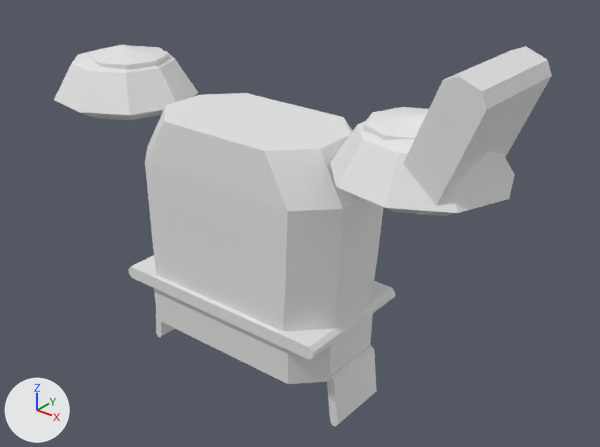
What one commit did to the FBX model roblox/art/armor/armor_tier1_normal.fbx.
One viewpoint serves both versions: a camera (50 mm lens) standing at (4.45, -4.95, 3.27) and looking at (0.36, 0.16, 0.1). The lights are fixed; the arrows at lower left show +X, +Y and +Z. The older version comes first. Where no turn or scale is listed for an object, it has been applied to the vertices.

Names of what the first picture shows: 'Belt', 'Chest', 'Chest_Trim', 'Shoulder_L', 'Shoulder_L_Trim', 'Shoulder_R', 'Shoulder_R_Trim'.
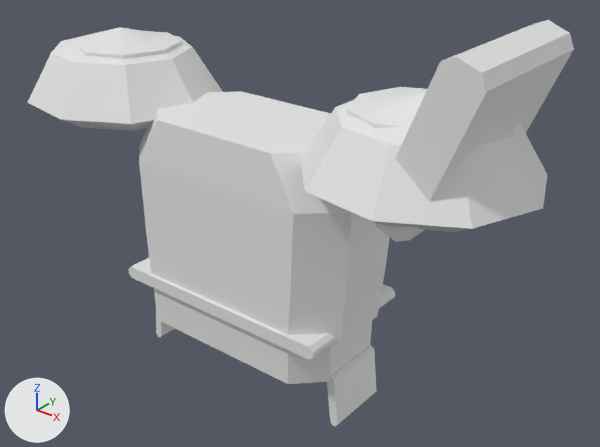
What changed in the scene script:
```text
Change me_shoulder_l_trim:
    used by ob_shoulder_l_trim; location = (-1.5, 0.0, 0.42)
    remove me_shoulder_l_trim.from_pydata(...)  # 18 vertices, 24 faces; spans x -0.366..0.326, y -0.364..0.364, z 0.804..0.96
    add me_shoulder_l_trim.from_pydata(...)  # 18 vertices, 24 faces; spans x -0.488..0.448, y -0.491..0.491, z 0.923..1.079
    me_shoulder_l_trim part 3: the whole mesh is scaled about its middle by (1.35, 1.35, 1), then moved by (0.0, 0.0, 0.119)
Change me_chest:
    used by ob_chest; location = (0.0, 0.0, 0.2)
    remove me_chest.from_pydata(...)  # 48 vertices, 36 faces; spans x -1.1..1.1, y -0.56..0.73, z -0.8..0.82
    add me_chest.from_pydata(...)  # 48 vertices, 36 faces; spans x -1.19..1.19, y -0.57..0.73, z -0.8..0.82
    me_chest part 2: 32 of 48 vertices moved; they spanned x -1.1..1.1, y -0.56..0.66, z -0.8..0.82 and now span x -1.19..1.19, y -0.57..0.67, z -0.8..0.82; mean shift (0.0, 0.0, 0.0); largest move (0.85, 0.21, 0.82) -> (0.94, 0.22, 0.82)
Change me_shoulder_l:
    used by ob_shoulder_l; location = (-1.5, 0.0, 0.42)
    remove me_shoulder_l.from_pydata(...)  # 29 vertices, 36 faces; spans x -0.778..0.58, y -0.65..0.65, z 0.359..0.98
    add me_shoulder_l.from_pydata(...)  # 29 vertices, 36 faces; spans x -1.008..0.825, y -0.877..0.877, z 0.303..1.141
    me_shoulder_l part 1: the whole mesh is scaled about its middle by 1.35, then moved by (0.007, 0.0, 0.052)
Change me_shoulder_r_trim:
    used by ob_shoulder_r_trim; location = (1.5, 0.0, 0.42)
    remove me_shoulder_r_trim.from_pydata(...)  # 18 vertices, 24 faces; spans x -0.326..0.366, y -0.364..0.364, z 0.804..0.96
    add me_shoulder_r_trim.from_pydata(...)  # 18 vertices, 24 faces; spans x -0.448..0.488, y -0.491..0.491, z 0.923..1.079
    me_shoulder_r_trim part 4: the whole mesh is scaled about its middle by (1.35, 1.35, 1), then moved by (0.0, 0.0, 0.119)
Change me_shoulder_r:
    used by ob_shoulder_r; location = (1.5, 0.0, 0.42)
    remove me_shoulder_r.from_pydata(...)  # 45 vertices, 46 faces; spans x -0.538..0.82, y -0.65..0.65, z 0.359..1.447
    add me_shoulder_r.from_pydata(...)  # 45 vertices, 46 faces; spans x -0.768..1.065, y -0.877..0.877, z 0.29..1.61
    me_shoulder_r part 5: the loose piece of 29 vertices spanning x -0.538..0.82, y -0.65..0.65, z 0.359..0.98 is scaled about its middle by 1.35, then moved by (0.007, 0.0, 0.052)
    me_shoulder_r part 6: all 4 vertices in x 0.5..0.815, y -0.475, z 1.276..1.447 are moved by (0.066, -0.166, 0.162)
    me_shoulder_r part 7: all 4 vertices in x 0.5..0.815, y 0.475, z 1.276..1.447 are moved by (0.066, 0.166, 0.162)
    other edits to the shape of me_shoulder_r do not show in these pictures
```

Boxes (x1, y1, x2, y2) around the edits, measured in the pictures (600 x 447 px; the box of a moved part takes in the faces that stretch with it):
'Chest', reshaped
    before: (145, 93, 384, 332)
    after: (139, 91, 390, 344)
'Shoulder_R', reshaped (23% wider, 30% taller)
    before: (330, 46, 552, 216)
    after: (301, 20, 574, 242)
'Shoulder_L', moved, rescaled (36% wider, 38% taller)
    before: (54, 45, 198, 120)
    after: (27, 27, 223, 131)
'Shoulder_R_Trim', moved, rescaled
    before: (363, 107, 429, 140)
    after: (347, 87, 427, 128)
'Shoulder_L_Trim', moved, rescaled (33% wider, 16% taller)
    before: (91, 46, 169, 70)
    after: (78, 31, 182, 59)
part 5 of me_shoulder_r, moved or reshaped
    before: (330, 113, 515, 216)
    after: (301, 91, 547, 232)
part 6 of me_shoulder_r, moved or reshaped
    before: (403, 76, 487, 214)
    after: (375, 57, 486, 242)
part 7 of me_shoulder_r, moved or reshaped
    before: (437, 46, 552, 204)
    after: (410, 20, 574, 240)
